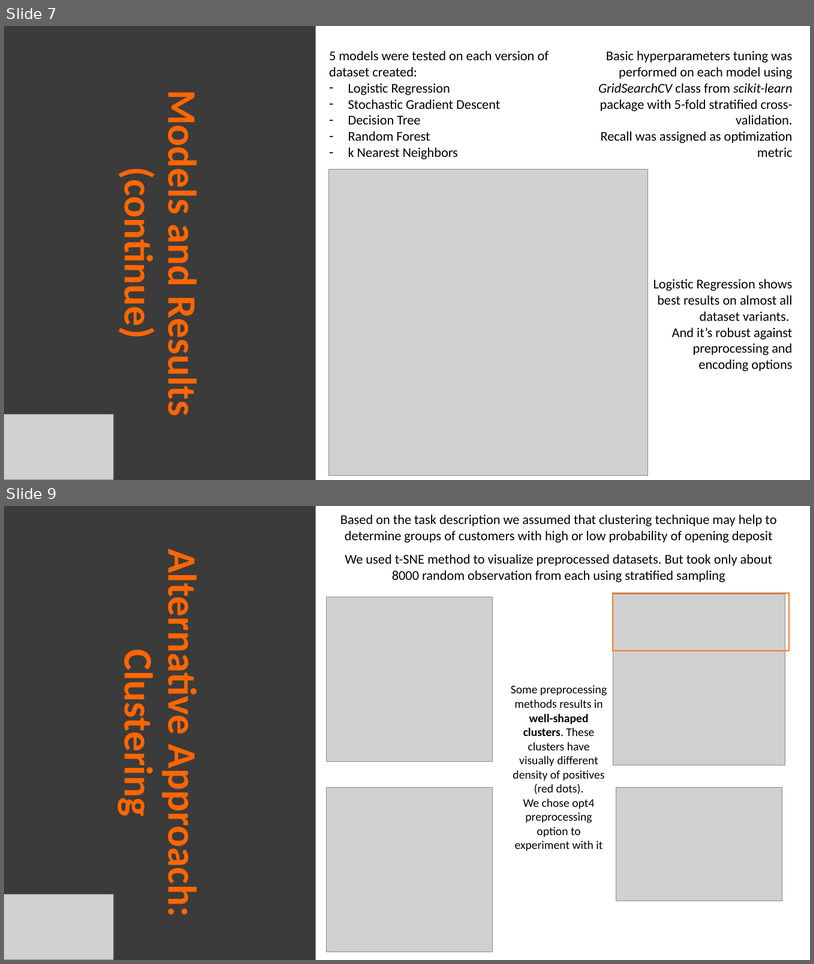
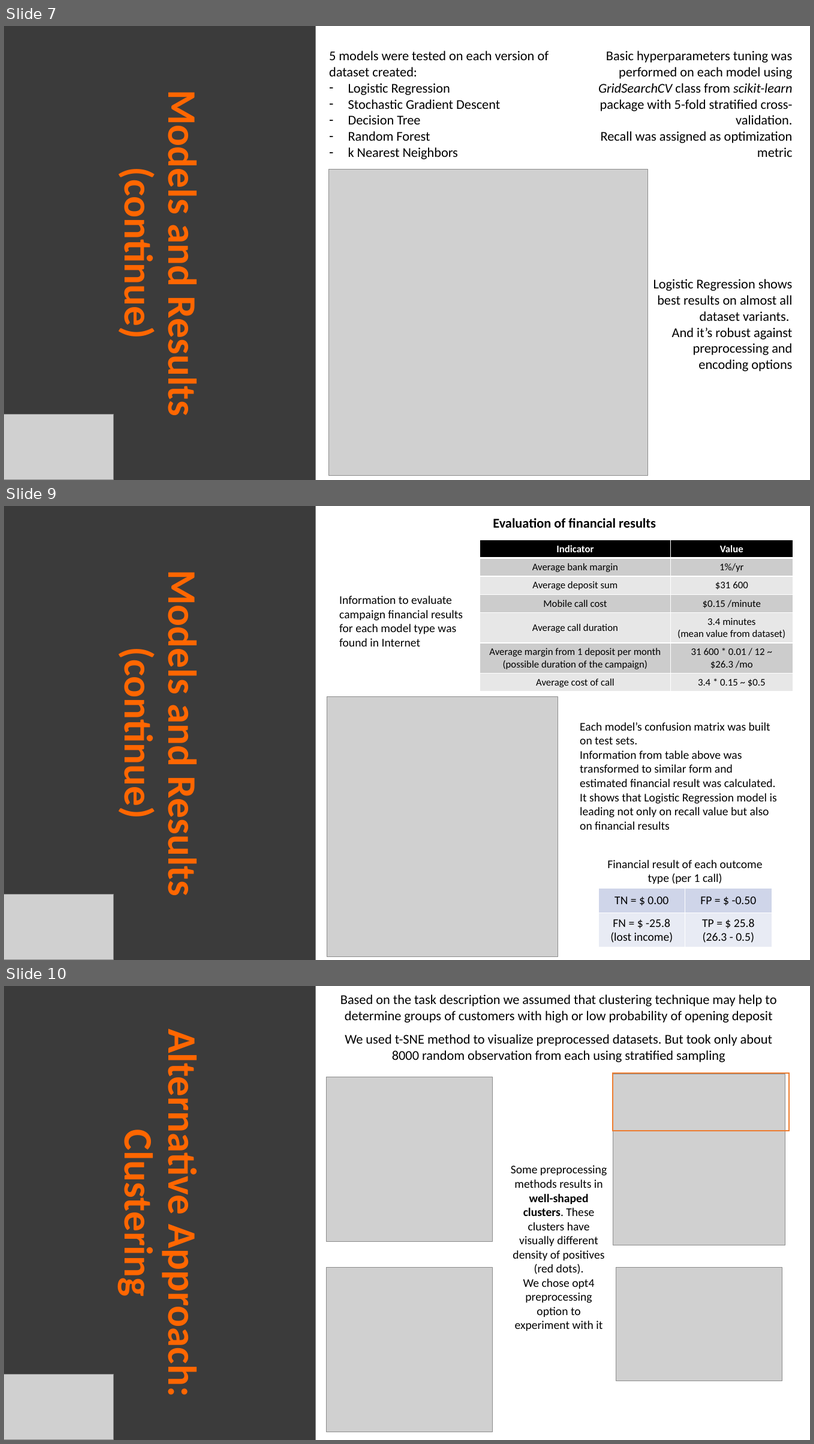
Before and after one commit to sharuhinda/bank_marketing_campaign, a slide deck: Week_13_Final_report.pptx. Shown one above the other, each under a label of ours: slides 7 and 9 before the commit, slides 7, 9 and 10 after it; the slides between them are not shown. The pictures are 814x964 and 814x1444 pixels, drawn with LibreOffice and Linux fonts; fonts in the diff are those of the drawing; grey boxes stand for pictures. Boxes give left, top, right and bottom in pixels: in the first picture for what was removed or moved away, otherwise in the second. Text is boxed around its words. In the diff, an @@ line names an element or a change of style, - is before the commit and + after.

```diff
--- a/Week_13_Final_report.pptx
+++ b/Week_13_Final_report.pptx
@@ slide 9 added at <box>4,506,810,960</box>, background #FFFFFF @@
@@ title added at <box>5,506,316,960</box>, fill #3B3B3B, 48 pt, text #FF6600, bold @@
+Models and Results
+(continue)
@@ text added at <box>493,518,656,528</box>, 16 pt, text #000000, bold @@
+Evaluation of financial results
@@ table added at <box>481,540,794,691</box>, 7 rows, 2 columns @@
+Indicator | Value
+Average bank margin | 1%/yr
+Average deposit sum | $31 600
+Mobile call cost | $0.15 /minute
+Average call duration | 3.4 minutes / (mean value from dataset)
+Average margin from 1 deposit per month / (possible duration of the campaign) | 31 600 * 0.01 / 12 ~ $26.3 /mo
+Average cost of call | 3.4 * 0.15 ~ $0.5
@@ text added at <box>339,595,463,646</box>, 14 pt, text #000000 @@
+Information to evaluate campaign financial results for each model type was found in Internet
@@ picture added at <box>327,697,558,956</box> @@
@@ text added at <box>580,722,777,829</box>, 14 pt, text #000000 @@
+Each model’s confusion matrix was built on test sets.
+Information from table above was transformed to similar form and estimated financial result was calculated.
+It shows that Logistic Regression model is leading not only on recall value but also on financial results
@@ text added at <box>608,859,763,883</box>, 14 pt, text #000000 @@
+Financial result of each outcome type (per 1 call)
@@ picture added at <box>4,894,113,960</box> @@
@@ table added at <box>599,888,773,946</box>, 2 rows, 2 columns @@
+TN = $ 0.00 | FP = $ -0.50
+FN = $ -25.8 / (lost income) | TP = $ 25.8 / (26.3 - 0.5)
@@ what was slide 9 is now slide 10 @@
```
Also in this commit, not shown: 4 slides changed, 26 other files.
